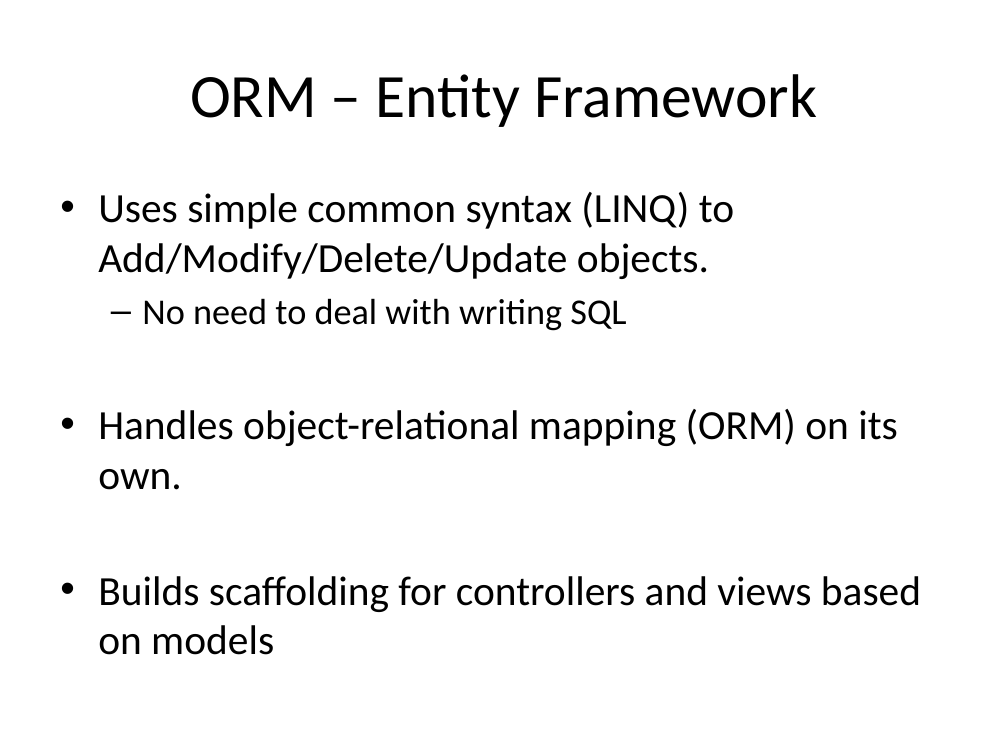
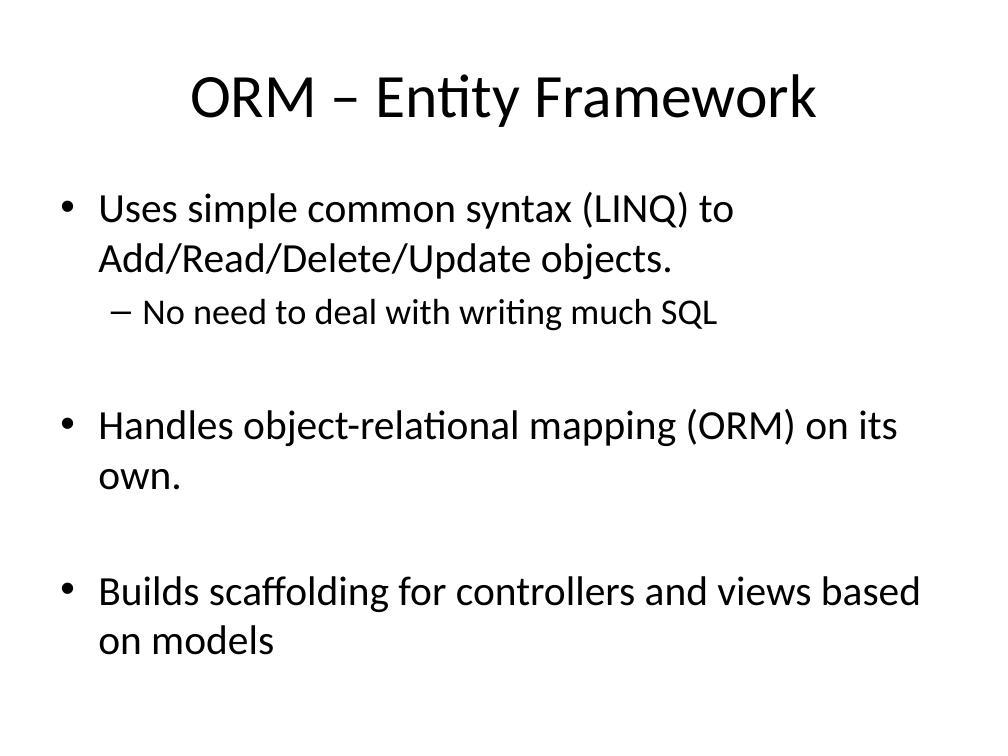
Before and after one commit to mikey32230/InventoryManagement, a slide deck: slide 14 of 3610 Presentation.pptx. Drawn at 1008x756 pixels with LibreOffice and Linux fonts; fonts in the diff are those of the drawing. Boxes give left, top, right and bottom in pixels: in the first picture for what was removed or moved away, otherwise in the second. Text is boxed around its words. In the diff, an @@ line names an element or a change of style, - is before the commit and + after.

Commit message:
updated my powerpoint slides

```diff
--- a/3610 Presentation.pptx
+++ b/3610 Presentation.pptx
@@ text at (98,192,734,331): text changed @@
-• Uses simple common syntax (LINQ) to Add/Modify/Delete/Update objects.
-  – No need to deal with writing SQL
+• Uses simple common syntax (LINQ) to Add/Read/Delete/Update objects.
+  – No need to deal with writing much SQL
```
